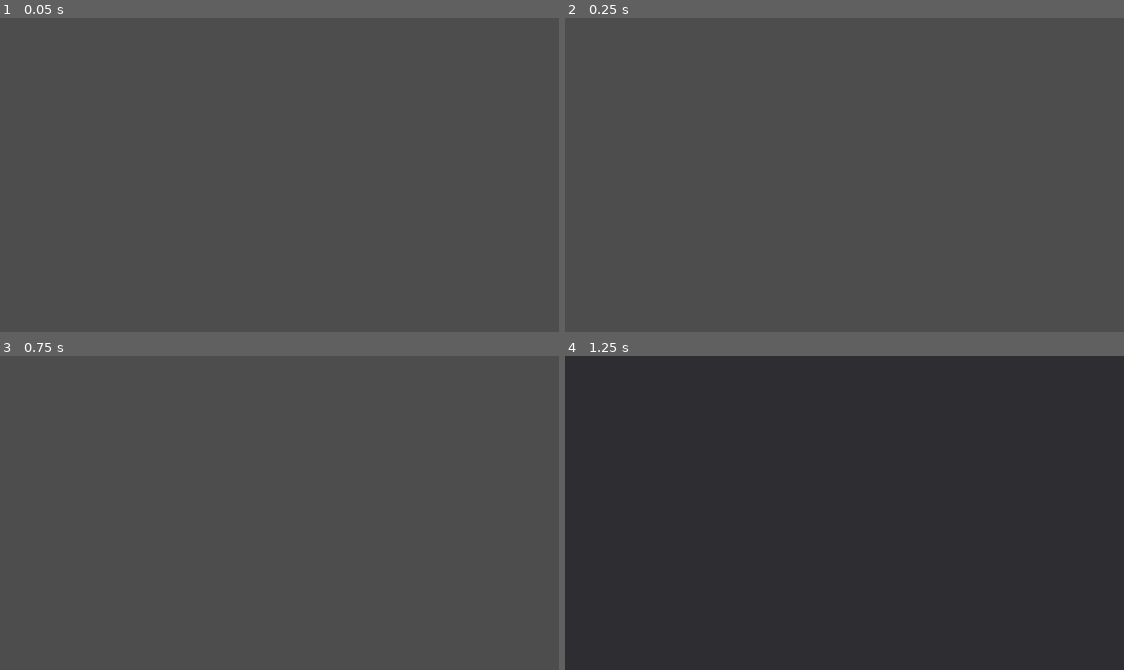
Above: before the commit, frames 1-4 (two rows, left to right).
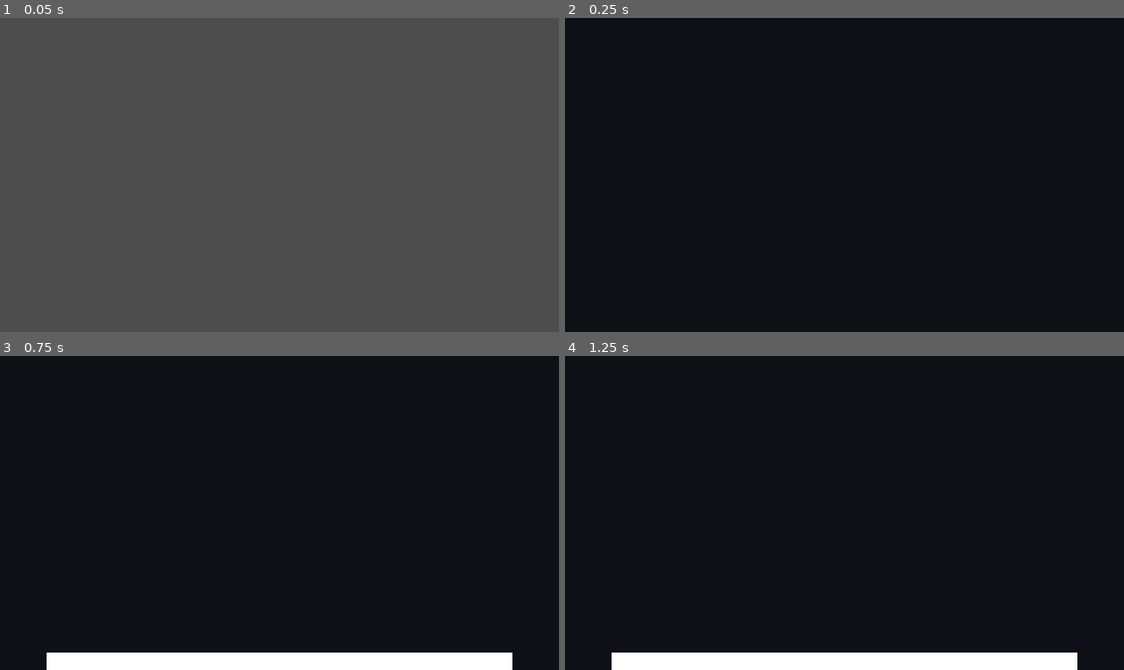
Above: after the commit, the same moments.

Repository: kuma-gee/my-first-game
Game: Godot game, scene res://game.tscn
Two runs of this game, one before a commit and one after it. Both use one fixed random seed, a clock stepped at 60 frames per second and the inputs below. Sound files missing from this copy of the repository are replaced by a short silence.
Inputs:
- Up to frame 1 (0.05 s): no input
- Up to frame 2 (0.25 s): no input
- Up to frame 3 (0.75 s): hold D (move_right) from 0.53 s (still down)
- Up to frame 4 (1.25 s): keep holding D (move_right); tap Space (jump) at 0.77 s

Frame 1 is identical in both runs. In frame 2, 100% of the frame differs, in the area x 0-100%, y 0-100%; in frame 3, 100%; in frame 4, 100%.

Commit message:
feat: add pulse sound on low hp

Diff:
--- a/GameManager.gd
+++ b/GameManager.gd
@@ -2,7 +2,7 @@
 
 const RESTARTS_FOR_BETTER_GRAPHICS = 5
 
-var restarts = 0
+var restarts = 5
 
 func unlocked_better_graphics():
 	return restarts > RESTARTS_FOR_BETTER_GRAPHICS
--- a/game.tscn
+++ b/game.tscn
@@ -1437,6 +1437,7 @@
 text = "Effects"
 
 [node name="MarginContainer" type="MarginContainer" parent="CanvasLayer2"]
+process_mode = 1
 visible = false
 modulate = Color(1, 1, 1, 0)
 anchors_preset = 15
@@ -1613,7 +1614,7 @@
 
 [node name="Cursor" parent="." node_paths=PackedStringArray("default_player_pos") instance=ExtResource("4_e0175")]
 visible = false
-position = Vector2(5, 204)
+position = Vector2(384, 35.0002)
 default_player_pos = NodePath("../DefaultPlayerPos")
 
 [node name="PlacePlayerPath" type="Path2D" parent="."]
--- a/hp.tscn
+++ b/hp.tscn
@@ -1,7 +1,8 @@
-[gd_scene load_steps=6 format=3 uid="uid://qtgjsojs1xly"]
+[gd_scene load_steps=7 format=3 uid="uid://qtgjsojs1xly"]
 
 [ext_resource type="Script" path="res://Health.gd" id="1_tn27d"]
 [ext_resource type="Texture2D" uid="uid://djccsked8v6vq" path="res://assets/Heart.png" id="2_3553e"]
+[ext_resource type="AudioStream" uid="uid://6bgcmoy6i3xq" path="res://assets/心臓の鼓動2.mp3" id="3_vbqc6"]
 
 [sub_resource type="Animation" id="Animation_vb4ju"]
 length = 0.001
@@ -28,6 +29,18 @@
 "transitions": PackedFloat32Array(1),
 "update": 0,
 "values": [Color(1, 1, 1, 1)]
+}
+tracks/2/type = "value"
+tracks/2/imported = false
+tracks/2/enabled = true
+tracks/2/path = NodePath("AudioStreamPlayer:playing")
+tracks/2/interp = 1
+tracks/2/loop_wrap = true
+tracks/2/keys = {
+"times": PackedFloat32Array(0),
+"transitions": PackedFloat32Array(1),
+"update": 1,
+"values": [true]
 }
 
 [sub_resource type="Animation" id="Animation_lg6bl"]
@@ -56,6 +69,18 @@
 "transitions": PackedFloat32Array(1, 1),
 "update": 0,
 "values": [Color(1, 1, 1, 1), Color(0.839216, 0.211765, 0.211765, 1)]
+}
+tracks/2/type = "value"
+tracks/2/imported = false
+tracks/2/enabled = true
+tracks/2/path = NodePath("AudioStreamPlayer:playing")
+tracks/2/interp = 1
+tracks/2/loop_wrap = true
+tracks/2/keys = {
+"times": PackedFloat32Array(0),
+"transitions": PackedFloat32Array(1),
+"update": 1,
+"values": [true]
 }
 
 [sub_resource type="AnimationLibrary" id="AnimationLibrary_wehnr"]
@@ -102,3 +127,7 @@
 libraries = {
 "": SubResource("AnimationLibrary_wehnr")
 }
+
+[node name="AudioStreamPlayer" type="AudioStreamPlayer" parent="."]
+stream = ExtResource("3_vbqc6")
+volume_db = -15.0
Not shown, added: assets/心臓の鼓動2.mp3.import
Not shown, added: assets/心臓の鼓動2.mp3
